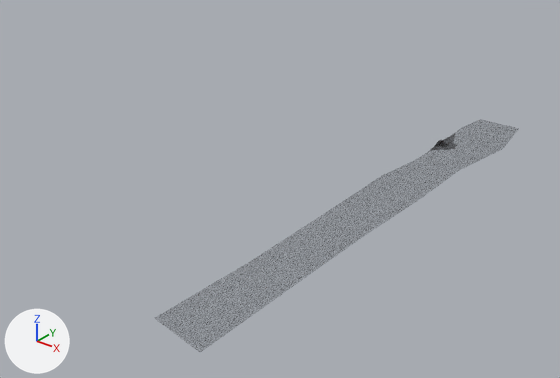
The Blender file Assets/Models/Environment/Scenes/Luthadel/Luthadel_road.blend: old version first, new version second.
Both versions are drawn from a 50 mm lens placed at (87.0, -213.0, 88.0), pointed at (-54.0, -37.0, -22.0). The lights are fixed; the arrows at lower left show +X, +Y and +Z. Objects named as collision shapes, trigger or cutter boxes, shadow casters or lower levels of detail are left out.

Objects in the first picture: 'Road'.
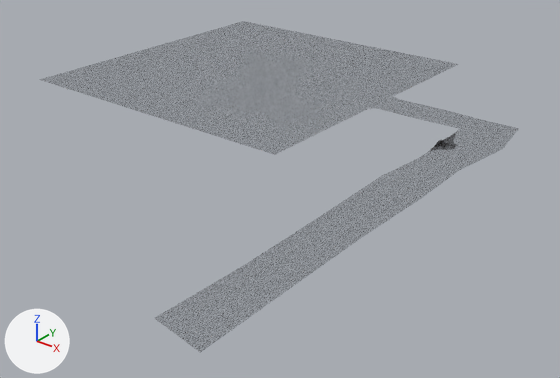
Boxes (x1, y1, x2, y2) around the edits, measured in the pictures (560 x 378 px):
```json
{"object": "Road", "change": "reshaped", "before": [156, 119, 517, 352], "after": [43, 21, 518, 352], "on screen": "31% wider, 42% taller"}
{"part": 1, "of": "me_cube", "change": "built on", "before": [451, 119, 517, 148], "after": [43, 21, 518, 155]}
```

Edits to the scene script, one JSON object a line:
```json
{"block": "me_cube", "where": "# used by ob_road; location = (0.0, 0.0, 0.0)"}
{"block": "me_cube", "where": "# verts and faces of me_cube; kept vertices keep their numbers, new ones are numbered from 15"}
{"block": "me_cube", "where": "# before: 1 (-8.3, 7.9, 0.0) at pixel (480, 119), 6 (-9.6, -1.9, 0.0) at pixel (462, 127)"}
{"op": "remove", "block": "me_cube", "code": "me_cube.from_pydata(...)  # 15 vertices, 6 faces; spans x -10.1..7.5, y -133.2..8.0, z 0.0"}
{"op": "add", "block": "me_cube", "code": "me_cube.from_pydata(...)  # 27 vertices, 11 faces; spans x -151.7..7.5, y -133.2..58.3, z 0.0"}
{"block": "me_cube", "change": "me_cube part 1"}
{"op": "add", "block": "me_cube", "code": "verts[6] = (-9.6, -3.6, 0.0)  # moved, pixel (459, 128)"}
{"op": "add", "block": "me_cube", "code": "verts[15] = (-21.5, 8.6, 0.0)  # pixel (443, 109)"}
{"op": "add", "block": "me_cube", "code": "verts[16] = (-23.1, -4.3, 0.0)  # pixel (420, 119)"}
{"op": "add", "block": "me_cube", "code": "verts[17] = (-37.9, 8.4, 0.0)  # pixel (400, 99)"}
{"op": "add", "block": "me_cube", "code": "verts[18] = (-39.3, -4.1, 0.0)  # pixel (376, 108)"}
{"op": "add", "block": "me_cube", "code": "verts[19] = (-41.3, 9.8, 0.0)  # pixel (393, 96)"}
{"op": "add", "block": "me_cube", "code": "verts[20] = (-41.3, -6.0, 0.0)  # pixel (368, 108)"}
{"op": "add", "block": "me_cube", "code": "verts[21] = (-41.3, -55.0, 0.0)  # pixel (274, 154)"}
{"op": "add", "block": "me_cube", "code": "verts[22] = (-41.3, 58.3, 0.0)"}
{"op": "add", "block": "me_cube", "code": "verts[23] = (-151.7, 58.3, 0.0)  # pixel (243, 21)"}
{"op": "add", "block": "me_cube", "code": "verts[24] = (-151.7, -55.0, 0.0)"}
{"op": "add", "block": "me_cube", "code": "verts[25] = (-100.4, 7.3, 0.0)  # pixel (257, 66)"}
{"op": "add", "block": "me_cube", "code": "verts[26] = (-101.5, -1.3, 0.0)  # pixel (239, 71)"}
{"op": "add", "block": "me_cube", "code": "faces += [(1, 15, 16, 6), (15, 17, 18, 16), (17, 19, 20, 18), (19, 22, 21, 20), (21, 22, 23, 24)]"}
```
